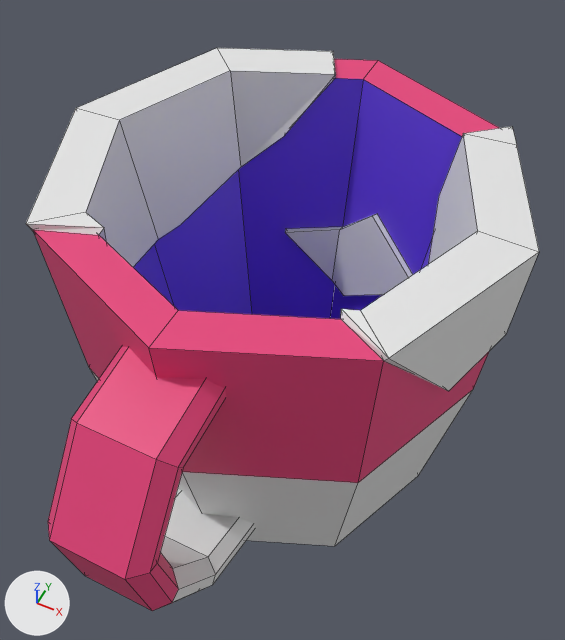
The Blender file coffee.blend: old version first, new version second.
The view is the same before and after, from a camera (50 mm lens) standing at (0.098, -0.199, 0.322) and looking at (0.009, -0.02, 0.099). Arrows for +X, +Y and +Z are at lower left; the lights stay in place. Mesh edges are drawn as thin lines.

Before the edit, the objects in view are built like this:
```python
me_circle_001 = bpy.data.meshes.new('Circle.001')
me_circle_001.from_pydata(...)  # 88 vertices, 76 faces; spans x -0.087..0.087, y -0.133..0.087, z 0.0..0.15
# faces by material slot: [27, 40, 9]
me_circle_001.materials.append(mat_material_001)  # white #e7e7e7
me_circle_001.materials.append(mat_material_002)  # pink #e7427b
me_circle_001.materials.append(mat_material_006)  # blue #6843e7
me_circle_005 = bpy.data.meshes.new('Circle.005')
me_circle_005.from_pydata(...)  # 82 vertices, 80 faces; spans x -0.09..0.09, y -0.063..0.081, z 0.046..0.153
me_circle_005.materials.append(mat_material_001)  # white #e7e7e7
ob_small_filth = bpy.data.objects.new('small_filth', me_circle_005)
ob_small_filth.location = (0.0, 0.0, 0.0)
ob_small_mug = bpy.data.objects.new('small mug', me_circle_001)
ob_small_mug.location = (0.0, 0.0, 0.0)
```
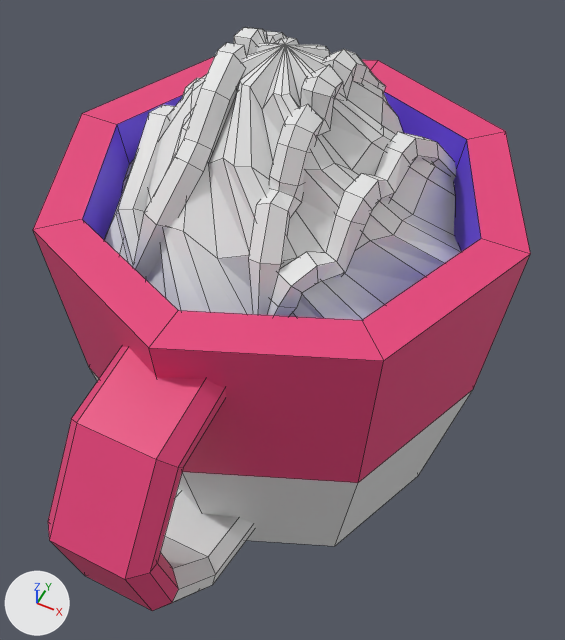
Pixel boxes (x1, y1, x2, y2) of what changed, in the pictures (565 x 640 px):
'small_filth', hidden
    before: (26, 48, 539, 391)
'whipped_cream', added
    after: (104, 37, 461, 320)
'chocolate_whipped', added
    after: (116, 27, 456, 316)

What changed in the scene script:
```text
Add me_chocolate_whipped:
    me_chocolate_whipped.from_pydata(...)  # 704 vertices, 716 faces; spans x -0.0564..0.0504, y -0.0625..0.0538, z 0.1279..0.1988
Add me_circle_003:
    me_circle_003.from_pydata(...)  # 129 vertices, 128 faces; spans x -0.0687..0.0687, y -0.0687..0.0687, z 0.126..0.2003
    me_circle_003.materials.append(mat_material_001)  # white #e7e7e7
Change ob_small_filth:
    add ob_small_filth.hide_set(True)
Add ob_chocolate_whipped:
    ob_chocolate_whipped = bpy.data.objects.new('chocolate_whipped', me_chocolate_whipped)
    ob_chocolate_whipped.location = (0.0, 0.0, 0.0)
Add ob_whipped_cream:
    ob_whipped_cream = bpy.data.objects.new('whipped_cream', me_circle_003)
    ob_whipped_cream.location = (0.0, 0.0, 0.0)
```
